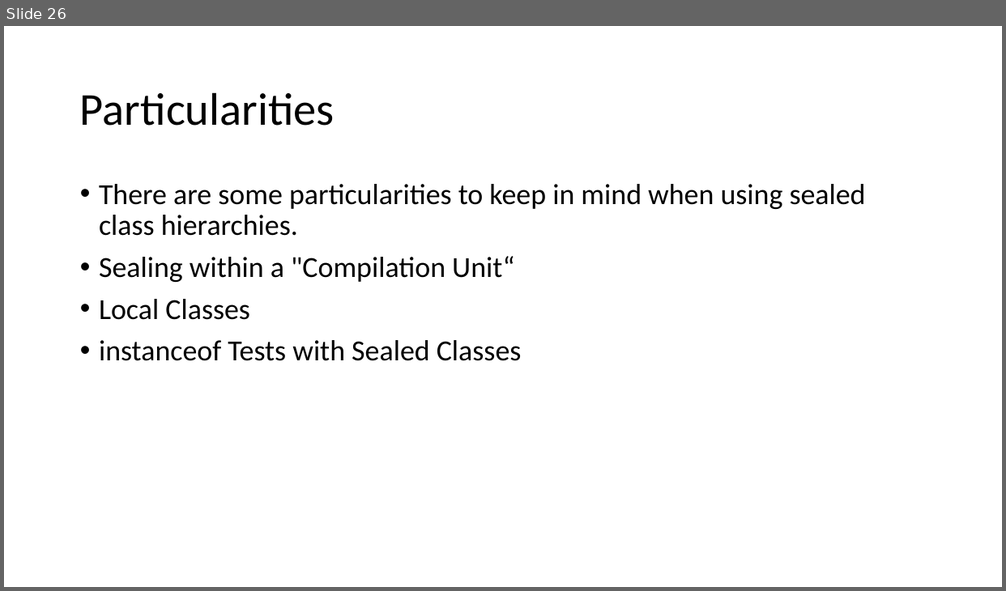
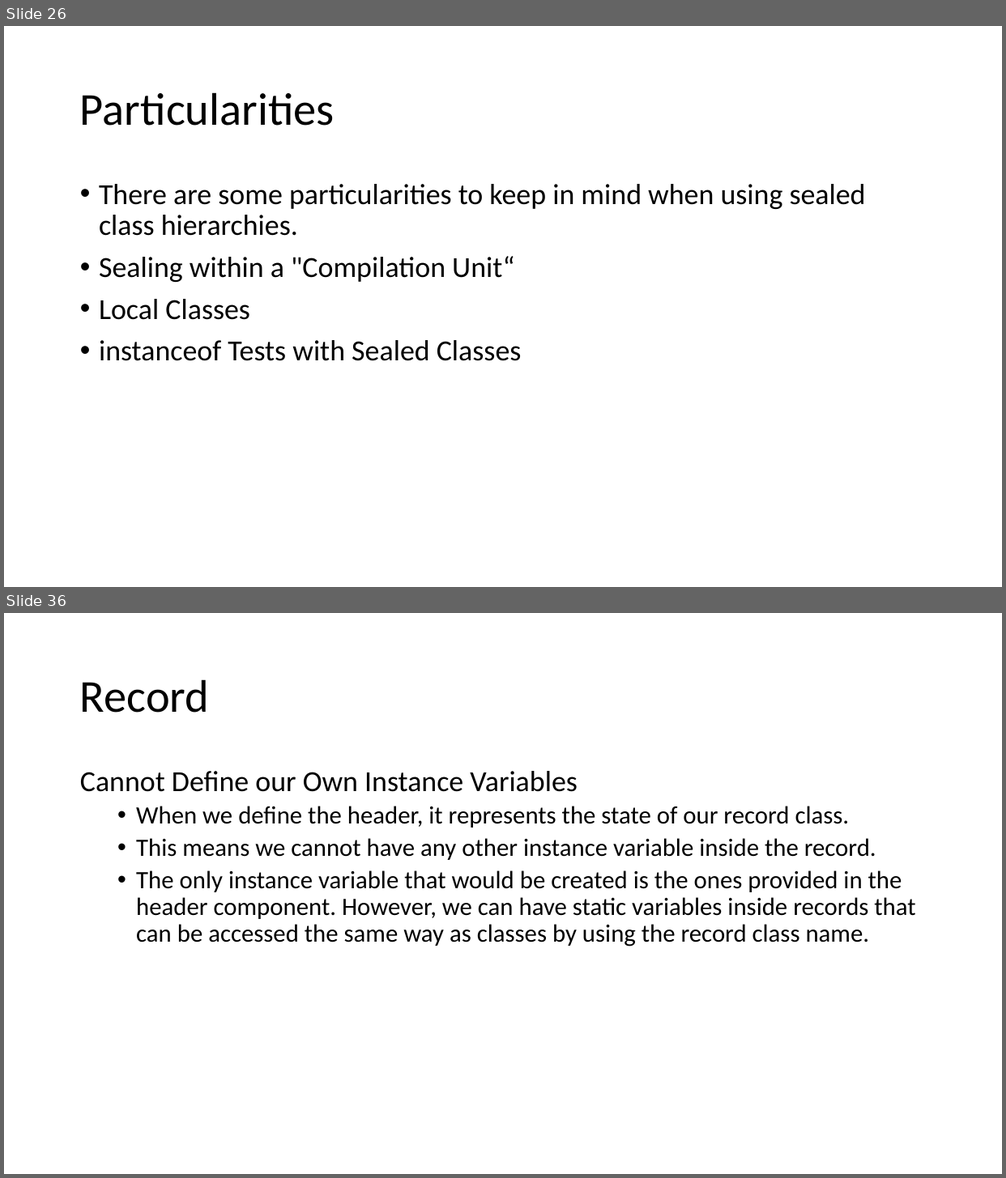
Before and after one commit to techelly/gladvancejavatraining, a slide deck: content/Java 11 and 17 Features.pptx. Shown one above the other, each under a label of ours: slide 26 before the commit, slides 26 and 36 after it; the slides between them are not shown. The pictures are 1006x591 and 1006x1178 pixels, drawn with LibreOffice and Linux fonts; fonts in the diff are those of the drawing. Boxes give left, top, right and bottom in pixels: in the first picture for what was removed or moved away, otherwise in the second. Text is boxed around its words. In the diff, an @@ line names an element or a change of style, - is before the commit and + after.

Commit message:
sealed class examples

```diff
--- a/content/Java 11 and 17 Features.pptx
+++ b/content/Java 11 and 17 Features.pptx
@@ slide 36 added at [4,613,1002,1174], background #FFFFFF @@
@@ title added at [80,679,210,713], 44 pt, text #000000 @@
+Record
@@ text added at [80,771,915,947], 24 pt, text #000000 @@
+Cannot Define our Own Instance Variables
+  • When we define the header, it represents the state of our record class.
+  • This means we cannot have any other instance variable inside the record.
+  • The only instance variable that would be created is the ones provided in the header component. However, we can have static variables inside records that can be accessed the same way as classes by using the record class name.
```
Also in this commit, not shown: 2 slides changed, 16 other slides added, 42 other files.
